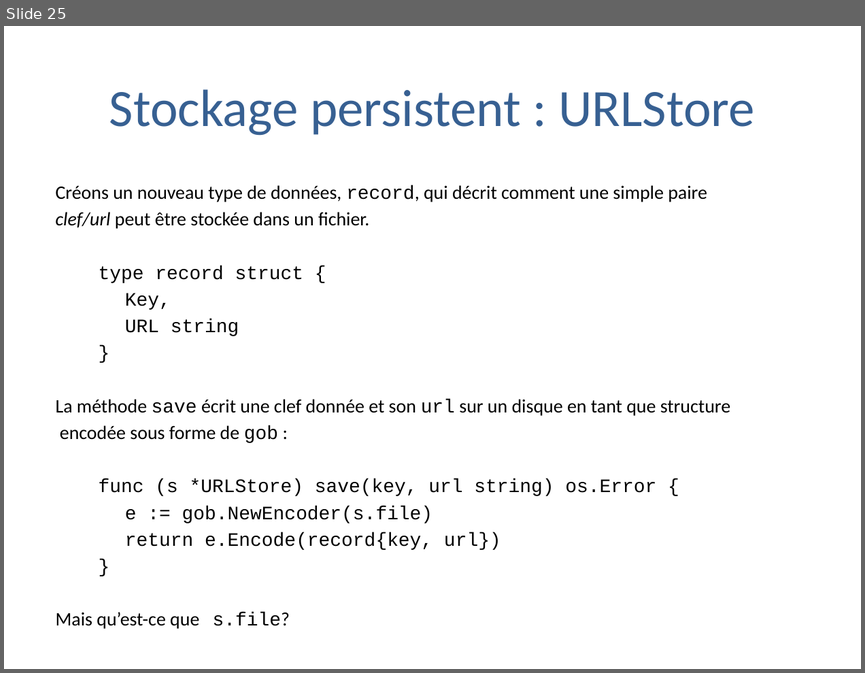
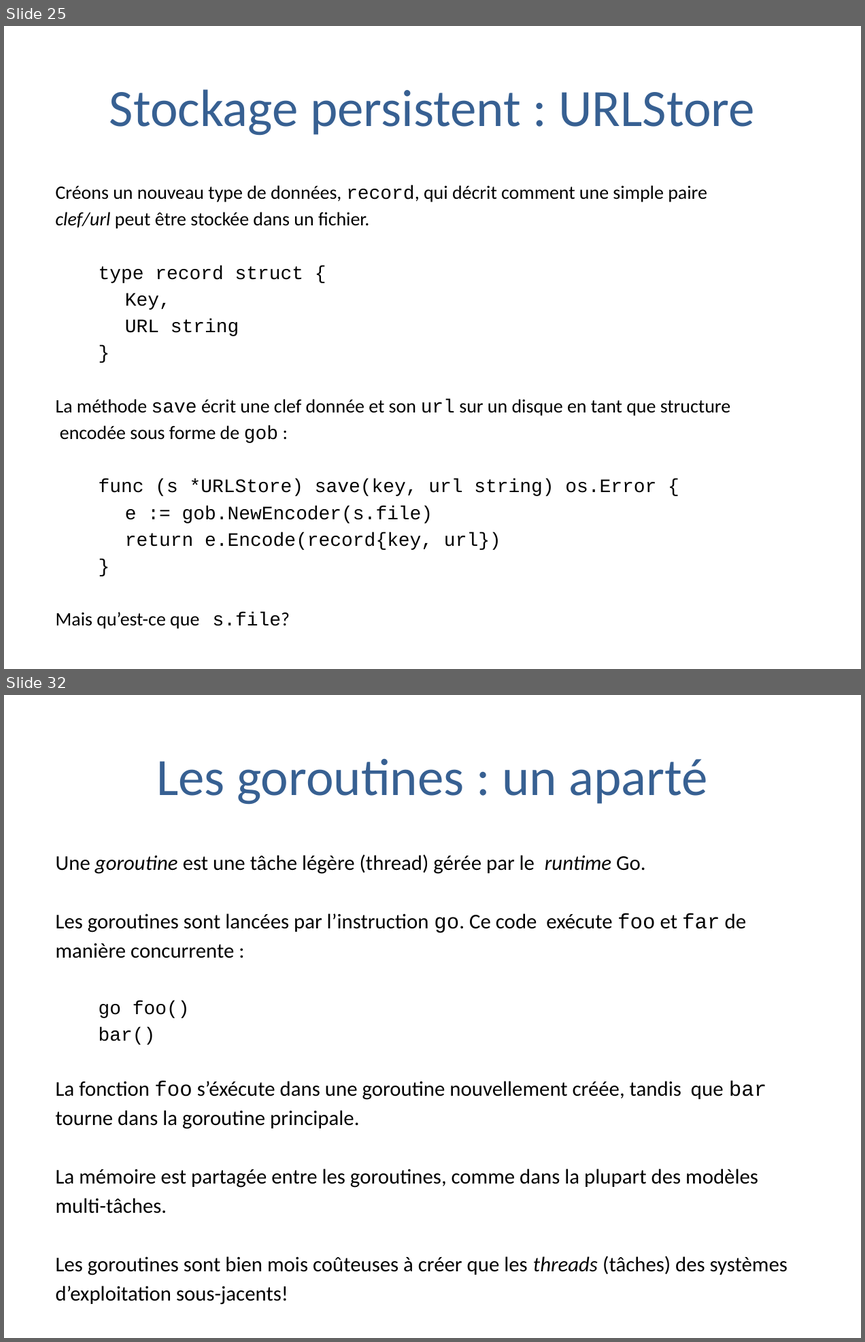
Before and after one commit to trash-anger/golang-france, a slide deck: Go-documentation/cours-general/Pratique de la programmation en go.pptx. Shown one above the other, each under a label of ours: slide 25 before the commit, slides 25 and 32 after it; the slides between them are not shown. The pictures are 865x673 and 865x1342 pixels, drawn with LibreOffice and Linux fonts; fonts in the diff are those of the drawing; background and template pictures are left out. Boxes give left, top, right and bottom in pixels: in the first picture for what was removed or moved away, otherwise in the second. Text is boxed around its words. In the diff, an @@ line names an element or a change of style, - is before the commit and + after.

```diff
--- a/Go-documentation/cours-general/Pratique de la programmation en go.pptx
+++ b/Go-documentation/cours-general/Pratique de la programmation en go.pptx
@@ slide 32 added at (4, 695, 861, 1338), background #FFFFFF @@
@@ title added at (156, 759, 707, 804), 44 pt, text #376092 @@
+Les goroutines : un aparté
@@ text added at (56, 854, 787, 1275), 17.6 pt, text #000000 @@
+Une goroutine est une tâche légère (thread) gérée par le runtime Go.
+Les goroutines sont lancées par l’instruction go. Ce code exécute foo et far de
+manière concurrente :
+  go foo()
+  bar()
+La fonction foo s’éxécute dans une goroutine nouvellement créée, tandis que bar
+tourne dans la goroutine principale.
+La mémoire est partagée entre les goroutines, comme dans la plupart des modèles
+multi-tâches.
+Les goroutines sont bien mois coûteuses à créer que les threads (tâches) des systèmes
+d’exploitation sous-jacents!
```
Also in this commit, not shown: 12 other slides added.
